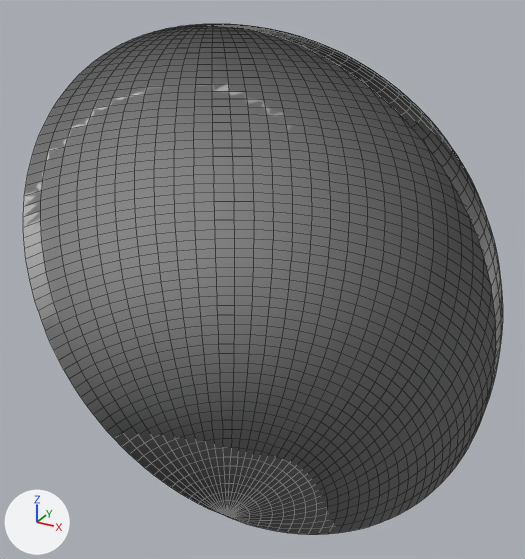
A saved change to the OBJ model Sources/Metal/Meshes/Dome180.obj.
Camera for both pictures: a camera (50 mm lens) standing at (132.0, -208.0, 119.0) and looking at (-6.0, 43.0, -7.0). Lighting does not change. The marker at lower left points along +X, +Y and +Z. Mesh edges are drawn as thin lines. Where no turn or scale is listed for an object, it has been applied to the vertices.

Objects in the first picture: 'Dome180'.
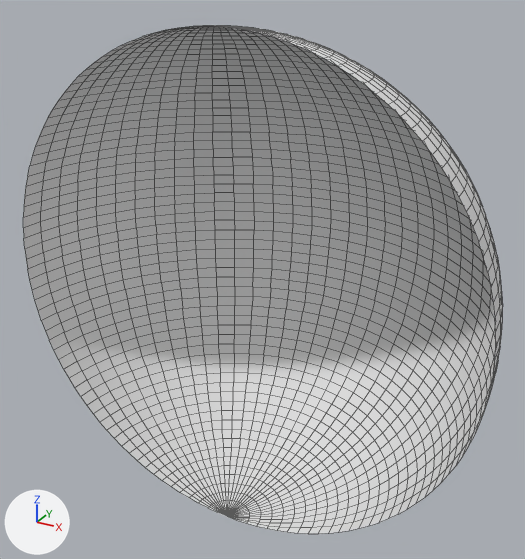
The edits, one by one:
me_dome180 is used by ob_dome180; location (0.0, 0.0, 0.0).
me_dome180 had 2015 vertices, 1984 faces and spanned x -100.0..100.0, y 0.0..100.0, z -100.0..100.0.
me_dome180 now has 2081 vertices, 2048 faces and spans x -100.0..100.0, y 0.0..100.0, z -100.0..100.0.
Part 1, on me_dome180:
66 vertices are removed from x -10.0..10.0, y 0.0..10.0, z -100.0..100.0.
128 faces are deleted.
104 vertices are added at x -10.0..10.0, y 1.0..10.0, z -100.0..100.0.
8 new vertices lie (5.0, 0.0, 0.0) away from vertices in x -15.0..0.0, y 0.0..1.0, z -100.0..100.0.
8 new vertices lie (-5.0, 0.0, 0.0) away from vertices in x 0.0..15.0, y 0.0..1.0, z -100.0..100.0.
6 new vertices lie (0.0, -5.0, 0.0) away from vertices in x -1.0..1.0, y 15.0, z -99.0..99.0.
6 new vertices lie (0.0, 5.0, 0.0) away from vertices in x 0.0, y 0.0, z -100.0..100.0.
192 new faces join them.
me_dome180 part 2: the surface is now shaded flat.

Pixel boxes (x1, y1, x2, y2) of what changed, in the pictures (525 x 559 px; the box of a moved part takes in the faces that stretch with it):
'Dome180', reshaped: before (23, 24, 503, 535); after (23, 25, 503, 534)
part 1 of me_dome180, moved or reshaped: before (187, 24, 261, 527); after (191, 25, 261, 526)
